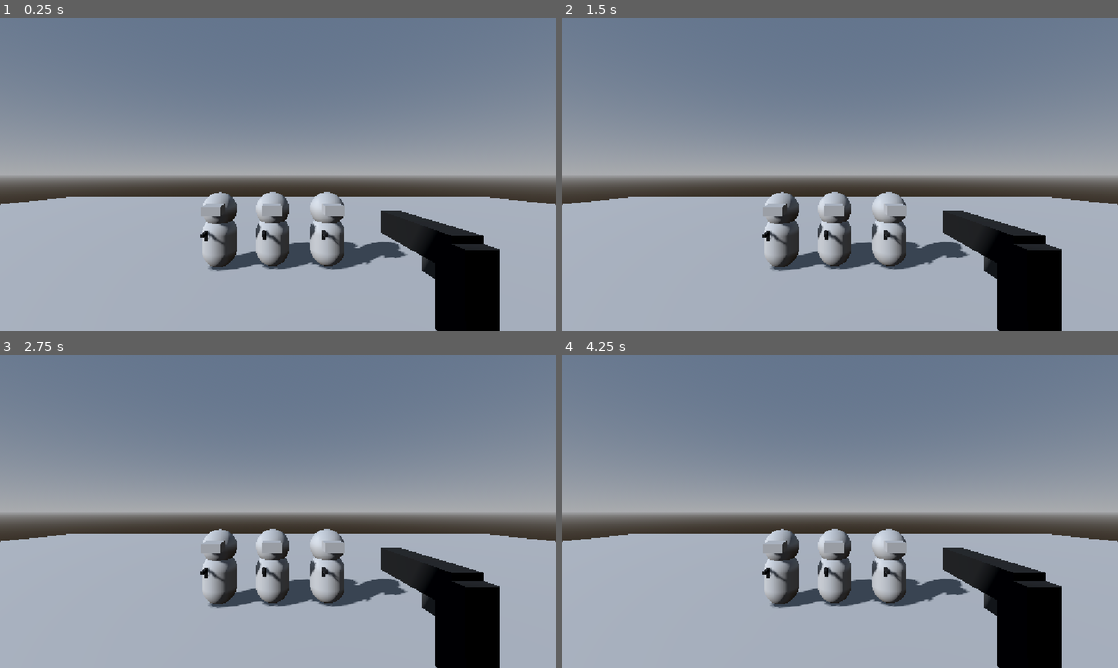
Above: before the commit, frames 1-4 (two rows, left to right).
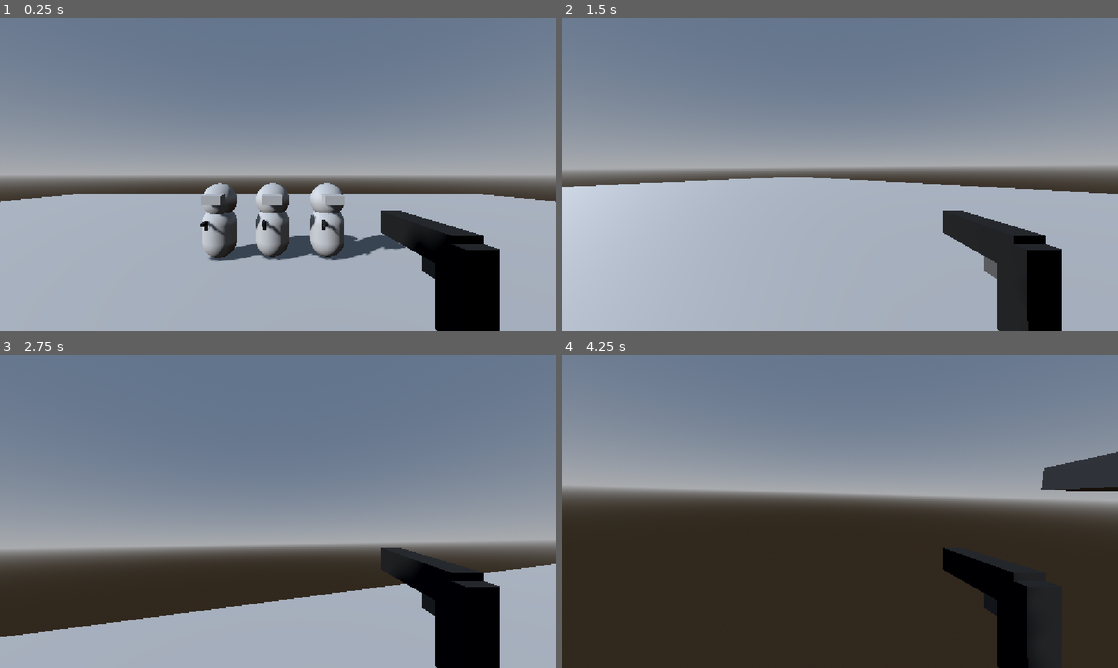
Above: after the commit, the same moments.

Repository: TdoggTH/Barrell-Game
Game: Godot game, scene res://root.tscn
Two runs of this game, one before a commit and one after it. Both use one fixed random seed, a clock stepped at 60 frames per second and the inputs below.
Inputs (mouse positions are in pixels of both pictures, inside the frame that each line leads up to):
- Up to frame 1 (0.25 s): no input
- Up to frame 2 (1.5 s): move the mouse to (867, 174) at 0.52 s; hold Space (jump) 0.53-1.28 s; hold W (move_forward) from 0.53 s (still down); move the mouse to (812, 174) at 1.27 s; click (812, 174) at 1.35 s
- Up to frame 3 (2.75 s): keep holding W (move_forward); tap Space (jump) at 1.52, 1.55, 1.82 s; move the mouse to (289, 505) at 2.02 s; hold Space (jump) from 2.03 s (still down)
- Up to frame 4 (4.25 s): keep holding W (move_forward); move the mouse to (834, 517) at 2.77 s; release Space (jump) at 2.78 s; click (834, 517) at 2.85 s; tap Space (jump) at 3.02, 3.05, 3.32 s; move the mouse to (878, 514) at 3.52 s; hold Space (jump) from 3.53 s (still down)

The runs differ from the first frame. In frame 1, 5.1% of the frame differs, in the area x 0-100%, y 52-81%; in frame 2, 16%; in frame 3, 28%; in frame 4, 51%, in the area x 0-100%, y 30-100%.
Error before the commit: Invalid operands 'float' and 'Nil' in operator '*'. (res://Player/player.gd:47)

Commit message:
bro idk type shit

Diff:
--- a/game-files/Player/Player.tscn
+++ b/game-files/Player/Player.tscn
@@ -9,18 +9,13 @@
 
 [sub_resource type="CapsuleMesh" id="CapsuleMesh_pakj4"]
 
-[node name="Player" type="CharacterBody3D" unique_id=50377273 node_paths=PackedStringArray("cameraPosY")]
+[node name="Player" type="CharacterBody3D" unique_id=50377273 node_paths=PackedStringArray("cameracontroller")]
 script = ExtResource("1_xhfnw")
-cameraPosY = NodePath("CameraController")
-speed = null
-fall_acceleration = null
-mouse_sensitivity = null
-max_pitch = null
-min_pitch = null
+cameracontroller = NodePath("CameraController")
 
-[node name="CameraController" type="Node3D" parent="." unique_id=709638813 node_paths=PackedStringArray("marker")]
+[node name="CameraController" type="Node3D" parent="." unique_id=709638813 node_paths=PackedStringArray("cameraController")]
 script = ExtResource("3_ddoul")
-marker = NodePath("Marker3D")
+cameraController = NodePath(".")
 
 [node name="Marker3D" type="Marker3D" parent="CameraController" unique_id=287571120]
 transform = Transform3D(1, 0, 0, 0, 1, 0, 0, 0, 1, 0, 0.7, 0)
--- a/game-files/Player/camera_controller.gd
+++ b/game-files/Player/camera_controller.gd
@@ -1,12 +1,11 @@
 extends Node3D
 
-@export var marker : Marker3D
-signal currentYCameraRotationV2(ow, cYCR)
+@export var cameraController : Node3D
 
 var mouse_sensitivity : float = 0.01
 var capture_mouse : bool
 var mouse_input : Vector2
-var crotation : Vector2
+var crotation : Vector3
 
 
 func _unhandled_input(event: InputEvent) -> void:
@@ -14,7 +13,7 @@
 	if capture_mouse:
 		mouse_input.x += -event.screen_relative.x * mouse_sensitivity
 		mouse_input.y += -event.screen_relative.y * mouse_sensitivity
-
+		update_camera_rotationx(mouse_input)
 # Called when the node enters the scene tree for the first time.
 func _ready() -> void:
 	Input.mouse_mode = Input.MOUSE_MODE_CAPTURED
@@ -24,11 +23,11 @@
 func _process(delta: float) -> void:
 	mouse_input = Vector2.ZERO
 
+
 func update_camera_rotationx(input: Vector2) -> void:
 	crotation.x += input.y
 	crotation.y += input.x
 	crotation.x = clamp(crotation.x, deg_to_rad(-60), deg_to_rad(60))
 
 	var player_rotation = Vector3(crotation.x, crotation.y, 0.0)
-	marker.transform.basis = Basis.from_euler(player_rotation)
-	currentYCameraRotationV2.emit(0.0, crotation.y)
+	cameraController.transform.basis = Basis.from_euler(player_rotation)
--- a/game-files/Player/player.gd
+++ b/game-files/Player/player.gd
@@ -1,59 +1,53 @@
 extends CharacterBody3D
 
-@export var cameraPosY : Node3D
+@export var cameracontroller : Node3D
 
 # How fast the player moves in meters per second.
-@export var speed = 14
+@export var speed = 12
 # The downward acceleration when in the air, in meters per second squared.
-@export var fall_acceleration = 75
-@export var mouse_sensitivity = 0.002
-@export var max_pitch = deg_to_rad(80)
-@export var min_pitch = deg_to_rad(-80)
+@export var fall_acceleration = 1
+var acceleration = 0.2
+var decceleration = 0.2
 
+var inputDir : Vector2 = Vector2.ZERO
 var target_velocity
-var camera3D
-var rotation_helper
-var cameraDir : Vector2
 
 func _ready():
 	target_velocity = Vector3.ZERO
-	$CameraController.connect("currentYCameraRotationV2", _GetCameraPostition)
+	print(transform.basis)
 
-func _GetCameraPostition(asdf, qwer) -> Vector2:
-	cameraDir = Vector2(asdf, qwer)
-	return(cameraDir)
+
+func _rotatePlayer(player_rotation):
+	global_transform.basis = Basis.from_euler(player_rotation)
+	#print(player_rotation)
 
 func _physics_process(delta : float):
-
-	# We create a local variable to store the input direction.
-	var direction = Vector3.ZERO
+	if not is_on_floor():
+		velocity += get_gravity() * delta
 
 
-	# We check for each move input and update the direction accordingly.
-	if Input.is_action_pressed("move_right"):
-		direction.x += 1
-	if Input.is_action_pressed("move_left"):
-		direction.x -= 1
-	if Input.is_action_pressed("move_back"):
-		# Notice how we are working with the vector's x and z axes.
-		# In 3D, the XZ plane is the ground plane.
-		direction.z += 1
-	if Input.is_action_pressed("move_forward"):
-		direction.z -= 1
+	transform.basis = cameracontroller.transform.basis
 
-	#direction = (direction + camdirection.crotation)
+	inputDir = Input.get_vector("move_left", "move_right", "move_forward", "move_back")
+	var currentV = Vector2(target_velocity.x, target_velocity.z)
+	var direction = (transform.basis * Vector3(inputDir.x, 0 , inputDir.y)).normalized()
+	#var direction = (transform.basis * Vector3(inputDir.x, 0 , inputDir.y)).normalized()
+	print(inputDir.x, " ", inputDir.y,)
 
-			# Ground Velocity
-	target_velocity.x = direction.x * speed
-	target_velocity.z = direction.z * speed
+	if direction:
+		currentV = lerp(currentV, Vector2(direction.x, direction.z)*speed, acceleration)
+	else:
+		currentV = currentV.move_toward(Vector2.ZERO, decceleration)
+
+	target_velocity = Vector3(currentV.x, velocity.y, currentV.y)
+	velocity = target_velocity
+
+	move_and_slide()
 
 	 #Vertical Velocity
 	if Input.is_action_pressed("jump") and is_on_floor():
+		target_velocity.y = 0
 		target_velocity.y += 50
 
-	if not is_on_floor(): # If in the air, fall towards the floor. Literally gravity
+	if not is_on_floor():
 		target_velocity.y = target_velocity.y - (fall_acceleration * delta)
-
-	# Moving the Character
-	velocity = target_velocity
-	move_and_slide()
